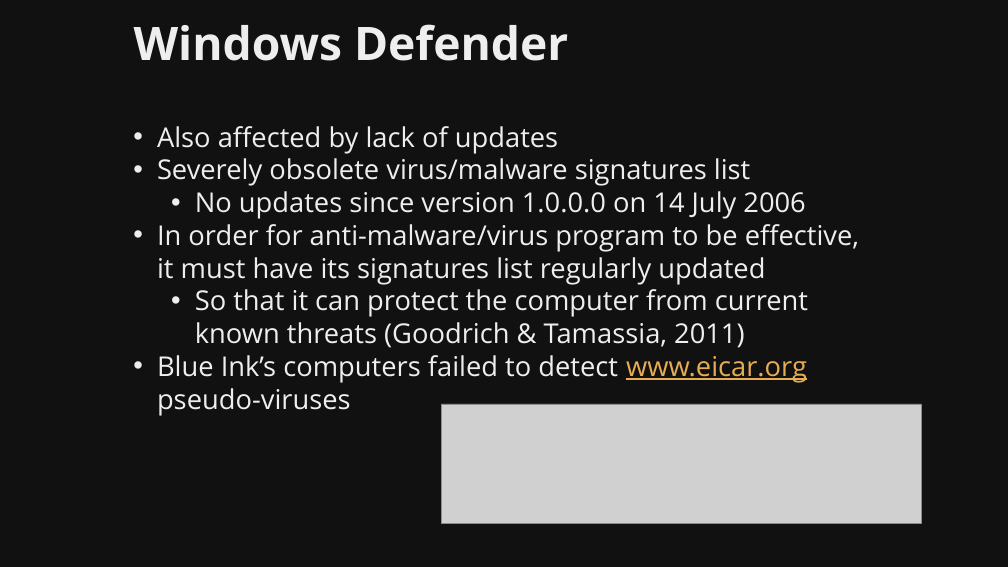
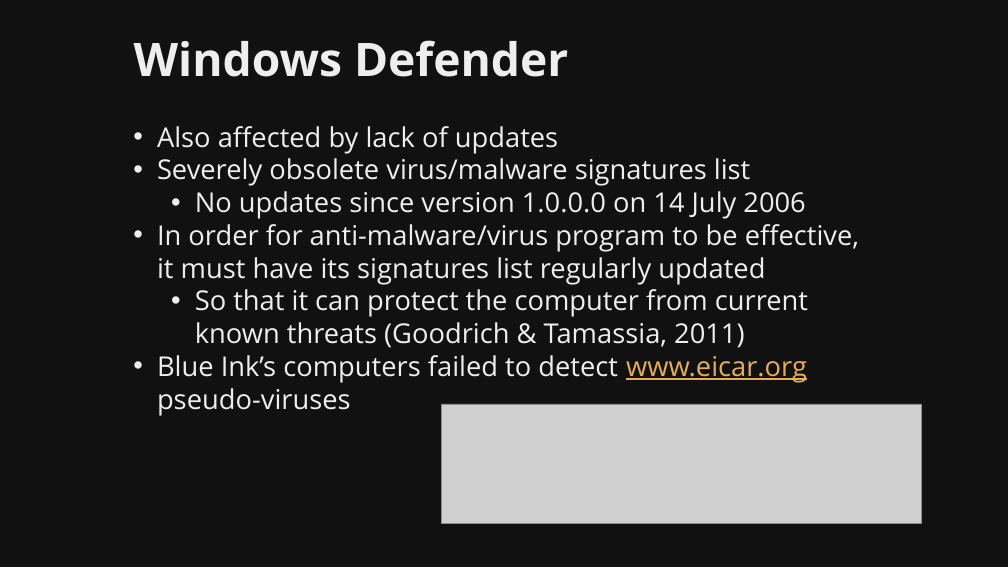
Before and after one commit to martymcflywa/ecu, a slide deck: slide 19 of year_1/sem_2/CSI1101_computer_security/0b_assignment_2_[22MAY15_0900]/dev/CSI1101_PONCE_A2_v01.pptx (slide 17 before the commit). Drawn at 1008x567 pixels with LibreOffice and Linux fonts; fonts in the diff are those of the drawing; grey boxes stand for pictures. Boxes give left, top, right and bottom in pixels: in the first picture for what was removed or moved away, otherwise in the second. Text is boxed around its words. In the diff, an @@ line names an element or a change of style, - is before the commit and + after.

```diff
--- a/year_1/sem_2/CSI1101_computer_security/0b_assignment_2_[22MAY15_0900]/dev/CSI1101_PONCE_A2_v01.pptx
+++ b/year_1/sem_2/CSI1101_computer_security/0b_assignment_2_[22MAY15_0900]/dev/CSI1101_PONCE_A2_v01.pptx
@@ title "Windows Defender": place and size @@
-title "Windows Defender" at (134, 24, 568, 61)
+title "Windows Defender" at (134, 40, 568, 77)
```
Also in this commit, not shown: 5 other slides changed, 16 slides added, 3 other files.
